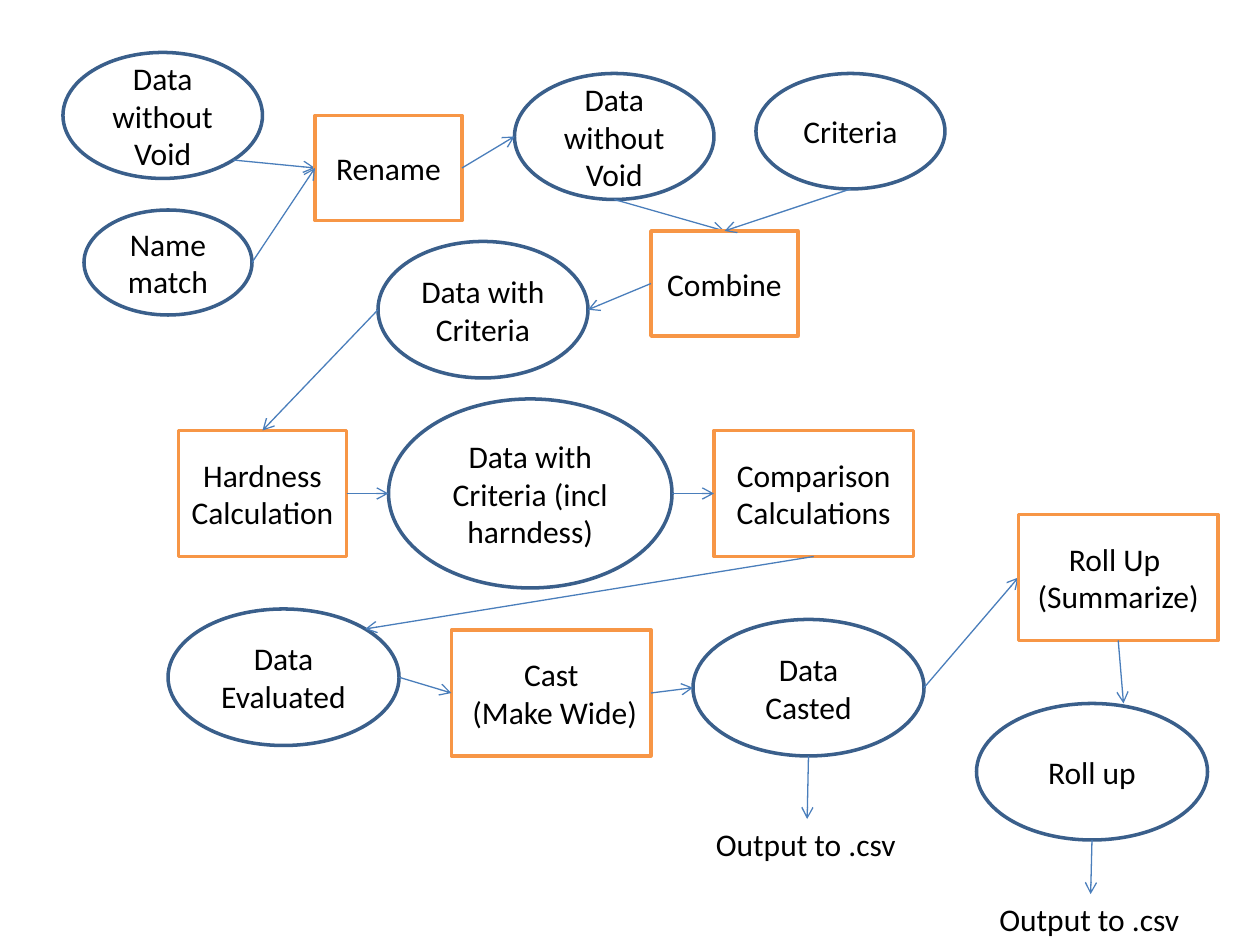
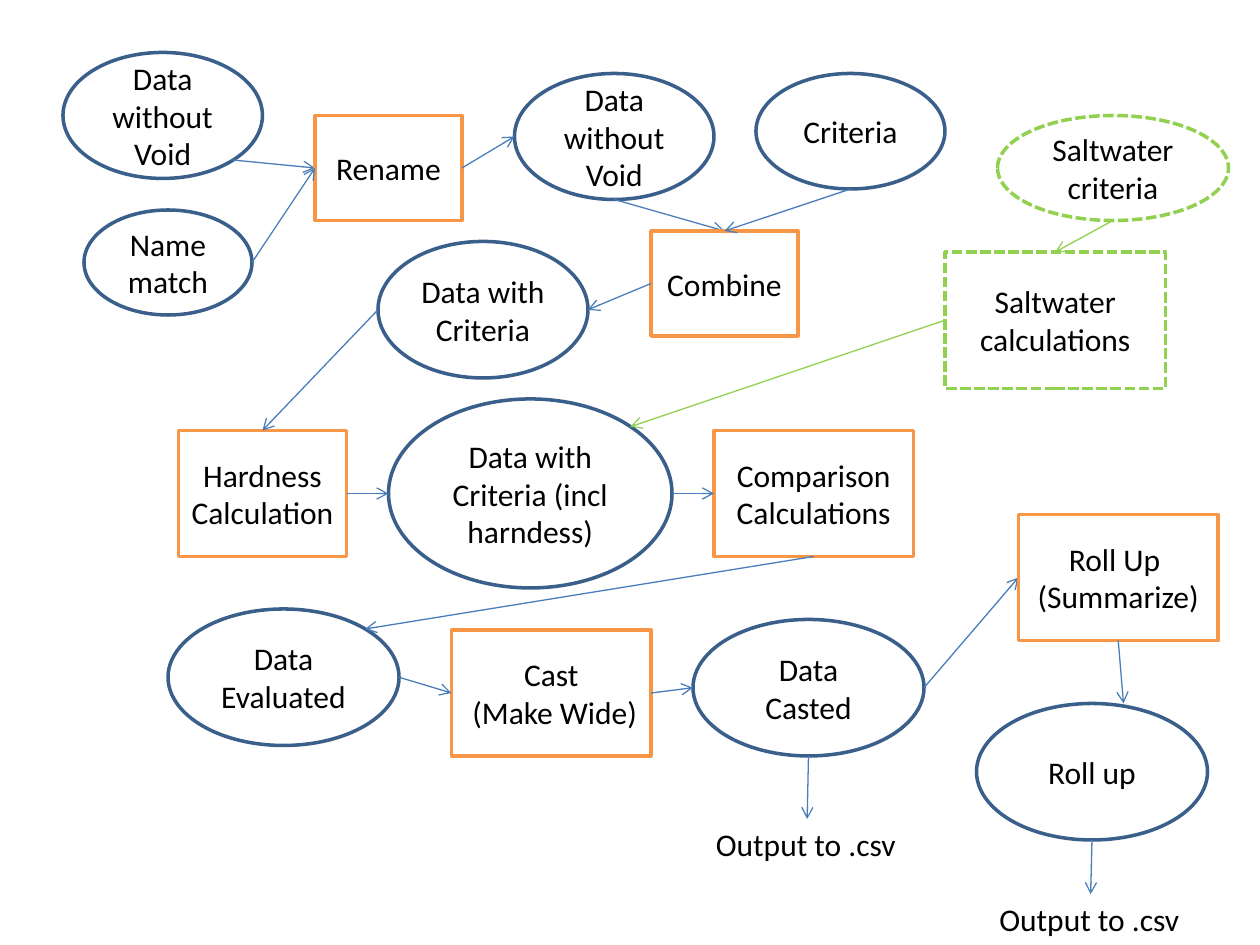
Before and after one commit to petertbryant/OregonDEQToxicsAnalysis, a slide deck: slide 1 of 03_All_Parameter_Analysis_DataFlowDiagram.pptx. Drawn at 1260x945 pixels with LibreOffice and Linux fonts; fonts in the diff are those of the drawing. Boxes give left, top, right and bottom in pixels: in the first picture for what was removed or moved away, otherwise in the second. Text is boxed around its words. In the diff, an @@ line names an element or a change of style, - is before the commit and + after.

```diff
--- a/03_All_Parameter_Analysis_DataFlowDiagram.pptx
+++ b/03_All_Parameter_Analysis_DataFlowDiagram.pptx
@@ ellipse added at (x1=998, y1=116, x2=1228, y2=220), fill #FFFFFF, outline #92D050 2 pt dashed, 18 pt, text #000000 @@
+Saltwater criteria
@@ arrow added from (1113, 220) to (1056, 252), #92D050 0.75 pt @@
@@ rectangle added at (x1=945, y1=252, x2=1166, y2=388), fill #FFFFFF, outline #92D050 2 pt dashed, 18 pt, text #000000 @@
+Saltwater calculations
@@ arrow added from (945, 320) to (630, 427), #92D050 0.75 pt @@
```
Also in this commit, not shown: 4 other files.
